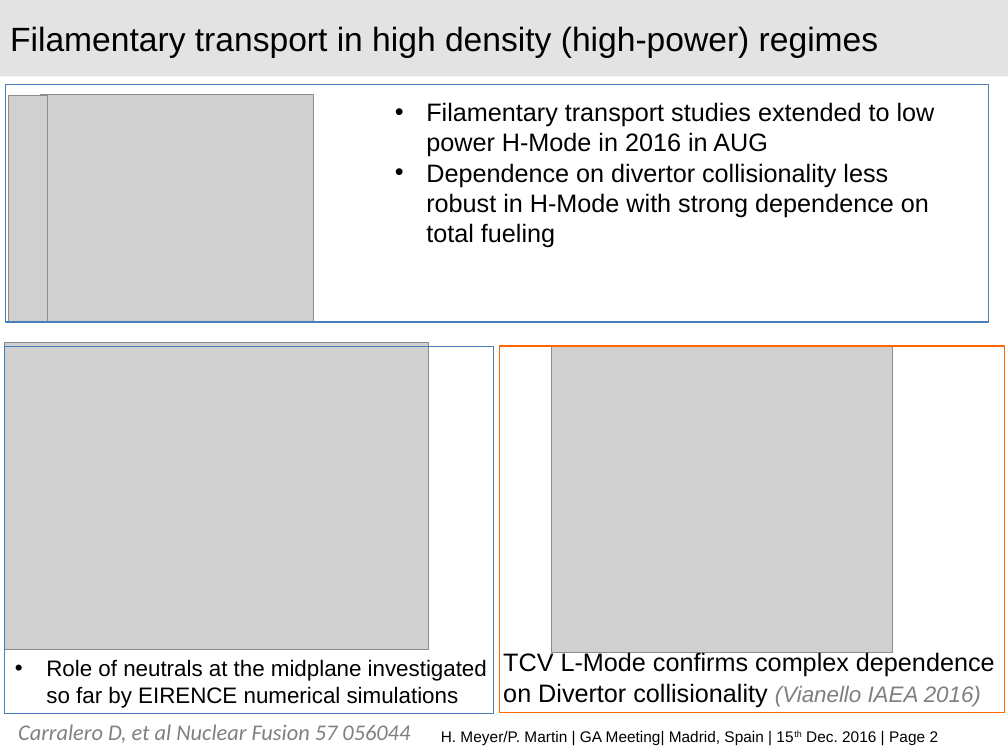
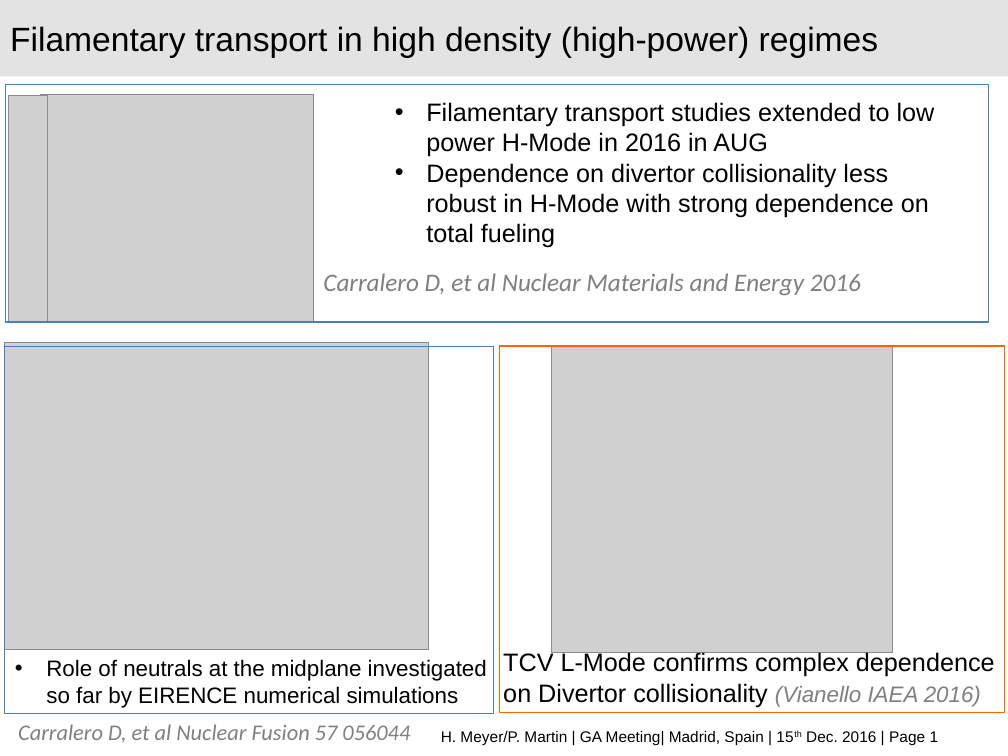
Before and after one commit to nrnishta/topic21, a slide deck: slide 1 of Meetings/MST1_highlights_topic21.pptx (slide 2 before the commit). Drawn at 1008x756 pixels with LibreOffice and Linux fonts; fonts in the diff are those of the drawing; grey boxes stand for pictures; background and template pictures are left out. Boxes give left, top, right and bottom in pixels: in the first picture for what was removed or moved away, otherwise in the second. Text is boxed around its words. In the diff, an @@ line names an element or a change of style, - is before the commit and + after.

```diff
--- a/Meetings/MST1_highlights_topic21.pptx
+++ b/Meetings/MST1_highlights_topic21.pptx
@@ text added at (x1=323, y1=273, x2=861, y2=295), 18 pt, text #7F7F7F, italic @@
+Carralero D, et al Nuclear Materials and Energy 2016
@@ page number at (x1=889, y1=731, x2=939, y2=745): text changed @@
-Page 2
+Page 1
```
Also in this commit, not shown: 1 other slide changed, 1 slide added, 1 slide removed.
